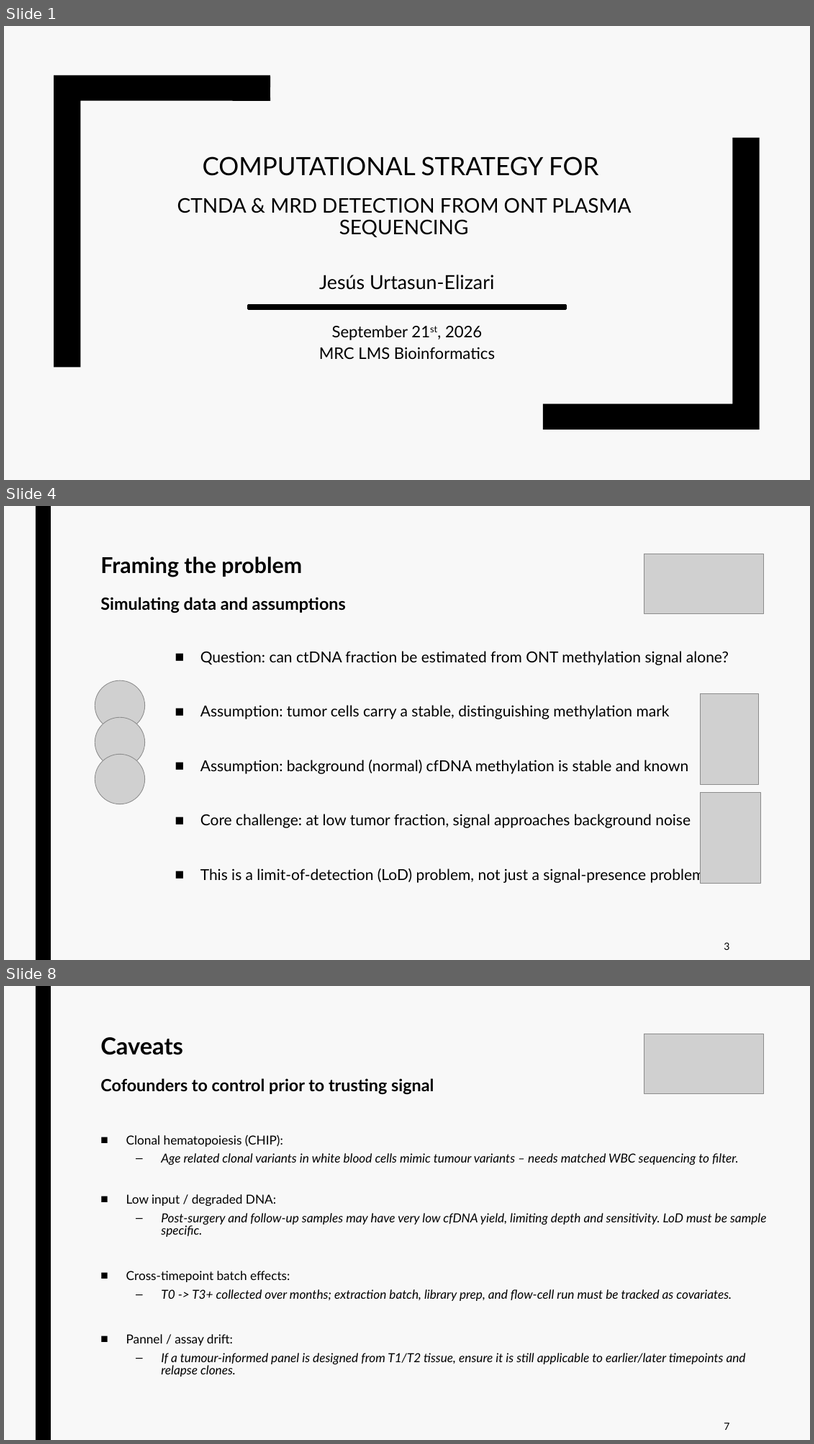
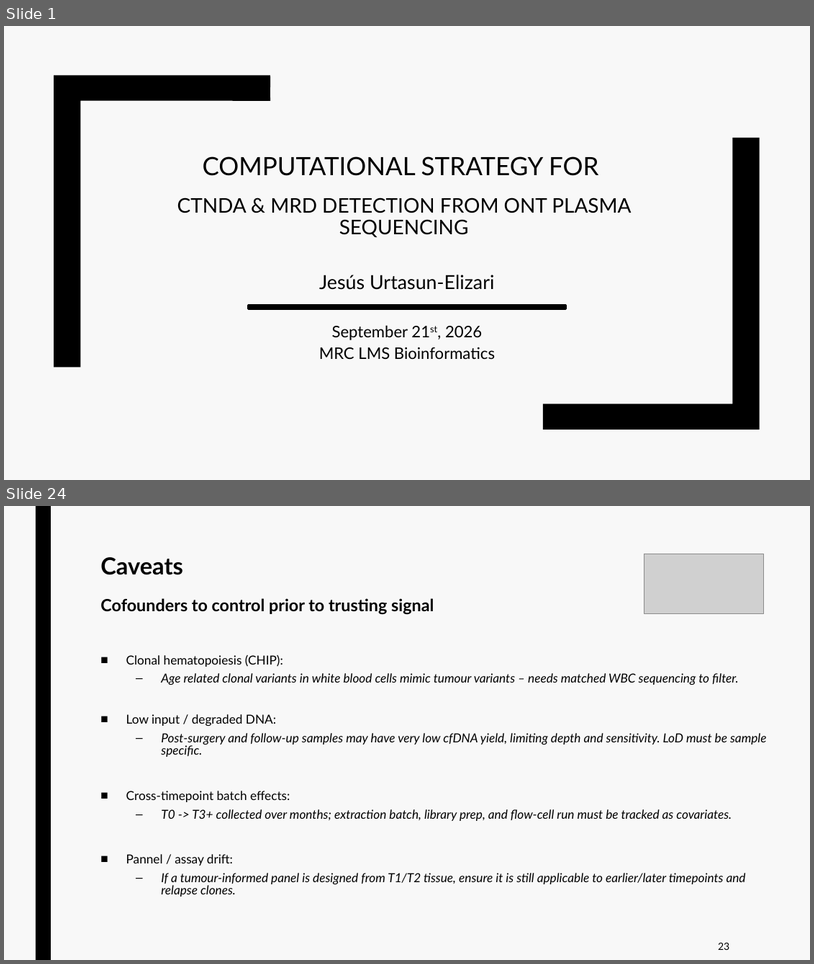
Before and after one commit to jurtasun/presentations, a slide deck: 202609_vhio_symposium/202609_vhio_technical.ppt. Shown one above the other, each under a label of ours: slides 1, 4 and 8 before the commit, slides 1 and 24 after it; the slides between them are not shown. The pictures are 814x1444 and 814x964 pixels, drawn with LibreOffice and Linux fonts; fonts in the diff are those of the drawing; grey boxes stand for pictures. Boxes give left, top, right and bottom in pixels: in the first picture for what was removed or moved away, otherwise in the second. Text is boxed around its words. In the diff, an @@ line names an element or a change of style, - is before the commit and + after.

```diff
--- a/202609_vhio_symposium/202609_vhio_technical.ppt
+++ b/202609_vhio_symposium/202609_vhio_technical.ppt
@@ slide 4 removed at <box>4,506,810,960</box>, background #F8F8F8; not listed: 1 template element that a slide beside it also shows @@
@@ title removed at <box>100,556,346,613</box> @@
-Framing the problem
-Simulating data and assumptions
@@ picture removed at <box>645,554,764,613</box> @@
@@ text removed at <box>201,651,729,883</box> @@
-■ Question: can ctDNA fraction be estimated from ONT methylation signal alone?
-■ Assumption: tumor cells carry a stable, distinguishing methylation mark
-■ Assumption: background (normal) cfDNA methylation is stable and known
-■ Core challenge: at low tumor fraction, signal approaches background noise
-■ This is a limit-of-detection (LoD) problem, not just a signal-presence problem
@@ picture removed at <box>95,680,145,731</box> @@
@@ picture removed at <box>701,693,759,784</box> @@
@@ picture removed at <box>95,717,145,767</box> @@
@@ picture removed at <box>95,754,145,804</box> @@
@@ picture removed at <box>701,792,761,883</box> @@
@@ text removed at <box>724,942,730,950</box> @@
-3
@@ what was slide 8 is now slide 24 @@
@@ page number at <box>718,942,730,950</box>: text changed @@
-7
+23
```
Also in this commit, not shown: 2 slides changed, 20 slides added, 7 other slides removed, 28 other files.
